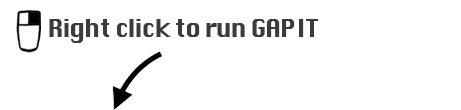
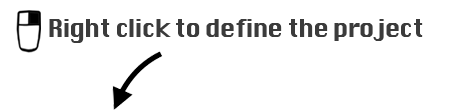
Two versions of the same layered image (461px x 110px). Layer-by-layer changes:
renamed "Right click to run GAPIT" to "Right click to define the project", painted on it over [206, 19, 423, 41]
